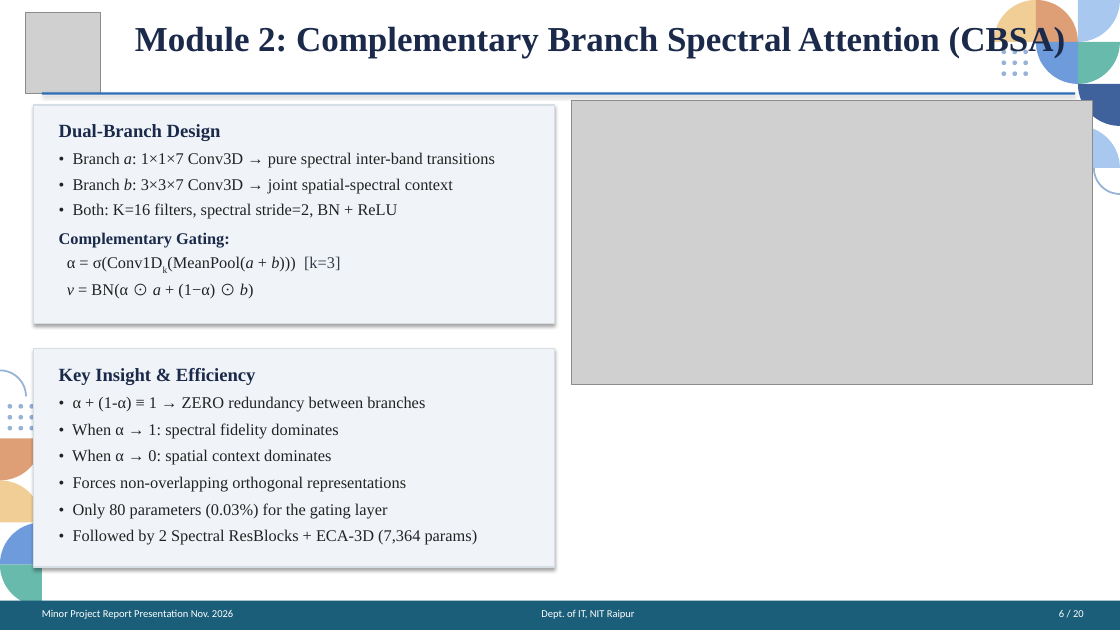
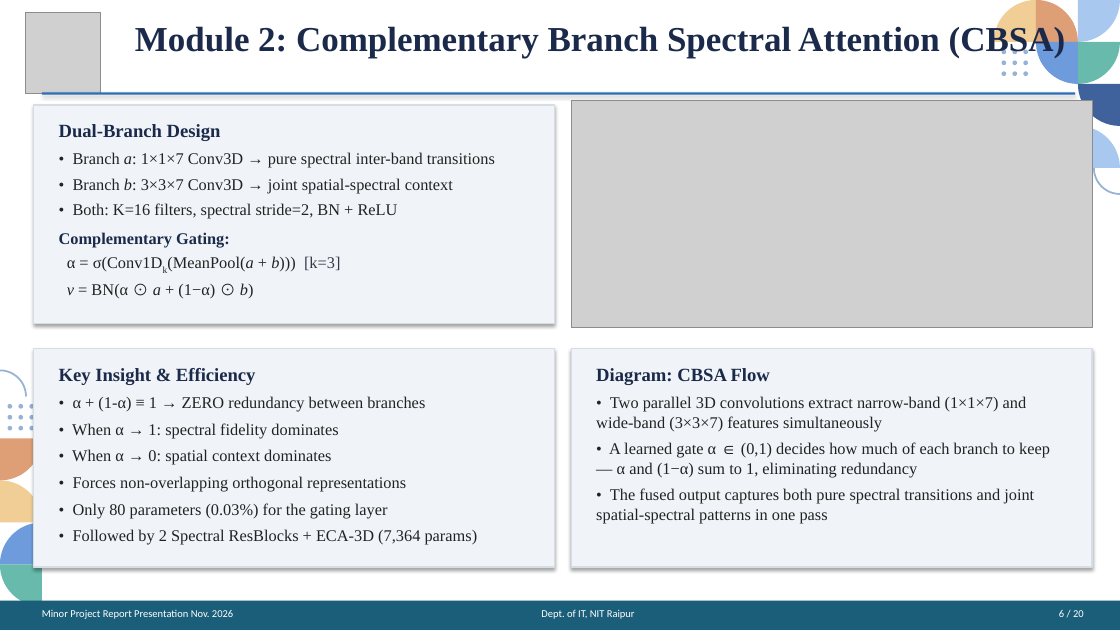
Before and after one commit to codeforlifeee/paper, a slide deck: slide 6 of SGSCF_Net_Final_Presentation.pptx. Drawn at 1120x630 pixels with LibreOffice and Linux fonts; fonts in the diff are those of the drawing; grey boxes stand for pictures. Boxes give left, top, right and bottom in pixels: in the first picture for what was removed or moved away, otherwise in the second. Text is boxed around its words. In the diff, an @@ line names an element or a change of style, - is before the commit and + after.

```diff
--- a/SGSCF_Net_Final_Presentation.pptx
+++ b/SGSCF_Net_Final_Presentation.pptx
@@ picture: place and size @@
-picture at bbox=[571, 101, 1092, 385]
+picture at bbox=[571, 101, 1092, 328]
@@ rectangle added at bbox=[571, 349, 1092, 567], fill #F0F4F8, outline #D5DDE5 1 pt @@
@@ text added at bbox=[596, 368, 1050, 524], 14 pt, text #222222 @@
+Diagram: CBSA Flow
+• Two parallel 3D convolutions extract narrow-band (1×1×7) and wide-band (3×3×7) features simultaneously
+• A learned gate α ∈ (0,1) decides how much of each branch to keep — α and (1−α) sum to 1, eliminating redundancy
+• The fused output captures both pure spectral transitions and joint spatial-spectral patterns in one pass
```
Also in this commit, not shown: 2 other slides changed, 1 other file.
